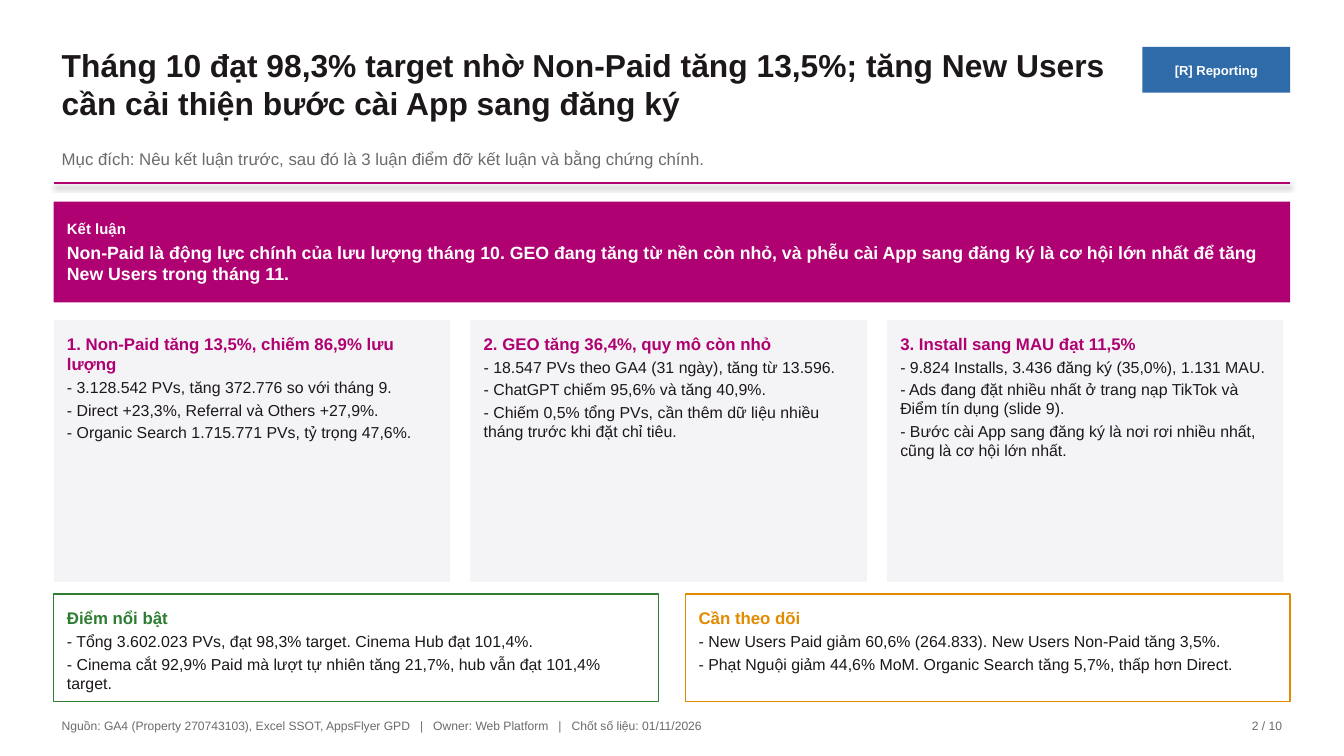
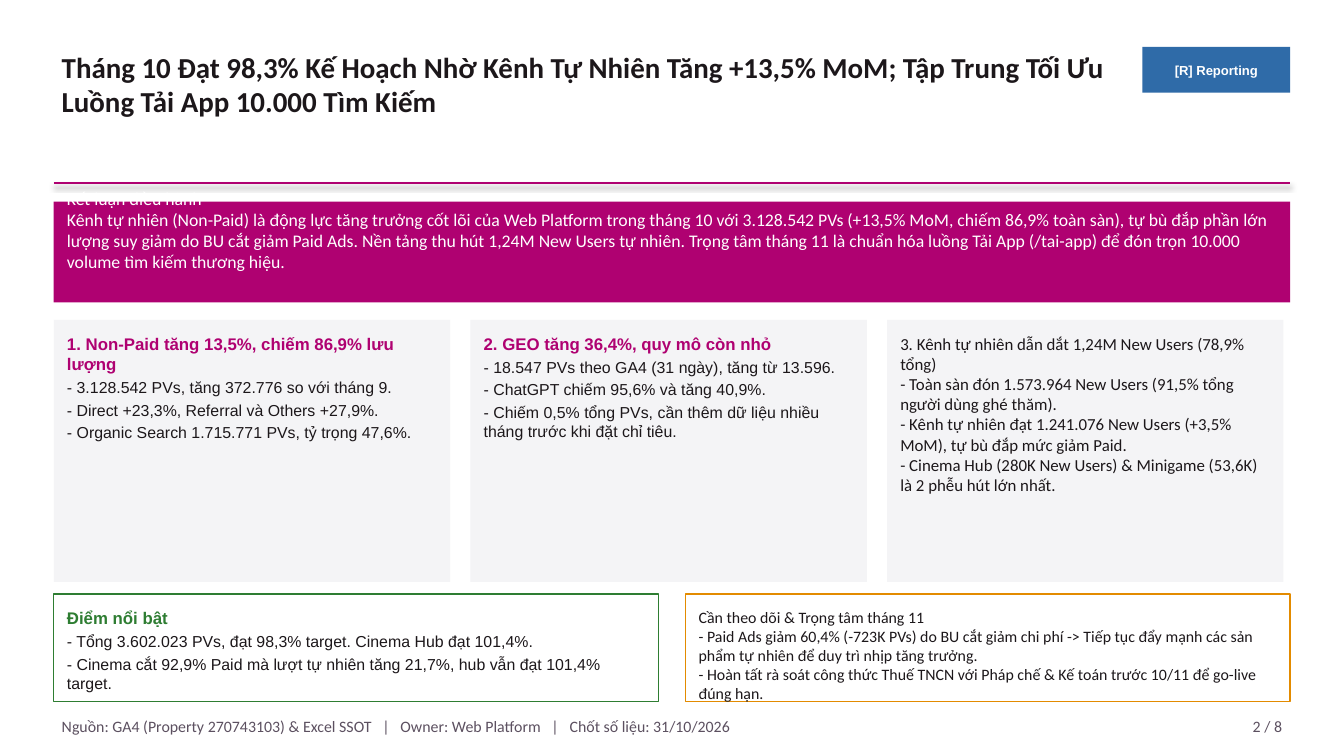
Before and after one commit to stormhoang/hienho-knowledgebase, a slide deck: slide 2 of 07_REPORTS/docs/presentations/Web_Platform_Thang_10_2026_Pyramid.pptx. Drawn at 1344x756 pixels with LibreOffice and Linux fonts; fonts in the diff are those of the drawing. Boxes give left, top, right and bottom in pixels: in the first picture for what was removed or moved away, otherwise in the second. Text is boxed around its words. In the diff, an @@ line names an element or a change of style, - is before the commit and + after.

Commit message:
fix(report): remove template meta sentences, remove AppsFlyer from footer, clean discussion and hub slides

```diff
--- a/07_REPORTS/docs/presentations/Web_Platform_Thang_10_2026_Pyramid.pptx
+++ b/07_REPORTS/docs/presentations/Web_Platform_Thang_10_2026_Pyramid.pptx
@@ text at [62,56,1104,117]: text changed; size 17 to 15.5 pt; font Arial to Calibri @@
-Tháng 10 đạt 98,3% target nhờ Non-Paid tăng 13,5%; tăng New Users cần cải thiện bước cài App sang đăng ký
+Tháng 10 Đạt 98,3% Kế Hoạch Nhờ Kênh Tự Nhiên Tăng +13,5% MoM; Tập Trung Tối Ưu Luồng Tải App 10.000 Tìm Kiếm
@@ text removed at [62,151,704,169] @@
-Mục đích: Nêu kết luận trước, sau đó là 3 luận điểm đỡ kết luận và bằng chứng chính.
@@ text in rectangle at [67,201,1267,271]: text changed; font Arial to Calibri; bold off @@
-Kết luận
-Non-Paid là động lực chính của lưu lượng tháng 10. GEO đang tăng từ nền còn nhỏ, và phễu cài App sang đăng ký là cơ hội lớn nhất để tăng New Users trong tháng 11.
+Kết luận điều hành
+Kênh tự nhiên (Non-Paid) là động lực tăng trưởng cốt lõi của Web Platform trong tháng 10 với 3.128.542 PVs (+13,5% MoM, chiếm 86,9% toàn sàn), tự bù đắp phần lớn lượng suy giảm do BU cắt giảm Paid Ads. Nền tảng thu hút 1,24M New Users tự nhiên. Trọng tâm tháng 11 là chuẩn hóa luồng Tải App (/tai-app) để đón trọn 10.000 volume tìm kiếm thương hiệu.
@@ text in rectangle at [900,336,1258,494]: text changed; size 8.5 to 9 pt; font Arial to Calibri @@
-3. Install sang MAU đạt 11,5%
-- 9.824 Installs, 3.436 đăng ký (35,0%), 1.131 MAU.
-- Ads đang đặt nhiều nhất ở trang nạp TikTok và Điểm tín dụng (slide 9).
-- Bước cài App sang đăng ký là nơi rơi nhiều nhất, cũng là cơ hội lớn nhất.
+3. Kênh tự nhiên dẫn dắt 1,24M New Users (78,9% tổng)
+- Toàn sàn đón 1.573.964 New Users (91,5% tổng người dùng ghé thăm).
+- Kênh tự nhiên đạt 1.241.076 New Users (+3,5% MoM), tự bù đắp mức giảm Paid.
+- Cinema Hub (280K New Users) & Minigame (53,6K) là 2 phễu hút lớn nhất.
@@ text in rectangle at [699,611,1256,702]: text changed; font Arial to Calibri @@
-Cần theo dõi
-- New Users Paid giảm 60,6% (264.833). New Users Non-Paid tăng 3,5%.
-- Phạt Nguội giảm 44,6% MoM. Organic Search tăng 5,7%, thấp hơn Direct.
+Cần theo dõi & Trọng tâm tháng 11
+- Paid Ads giảm 60,4% (-723K PVs) do BU cắt giảm chi phí -> Tiếp tục đẩy mạnh các sản phẩm tự nhiên để duy trì nhịp tăng trưởng.
+- Hoàn tất rà soát công thức Thuế TNCN với Pháp chế & Kế toán trước 10/11 để go-live đúng hạn.
@@ text at [62,720,730,735]: text changed; size 6.5 to 8.5 pt; font Arial to Calibri; text colour #6B6B6B to #5C5060 @@
-Nguồn: GA4 (Property 270743103), Excel SSOT, AppsFlyer GPD | Owner: Web Platform | Chốt số liệu: 01/11/2026
+Nguồn: GA4 (Property 270743103) & Excel SSOT | Owner: Web Platform | Chốt số liệu: 31/10/2026
@@ text at [1253,721,1282,732]: text changed; size 6.5 to 8.5 pt; font Arial to Calibri; text colour #6B6B6B to #5C5060 @@
-2 / 10
+2 / 8
```
Also in this commit, not shown: 7 other slides changed, 2 slides removed, 1 other file.
